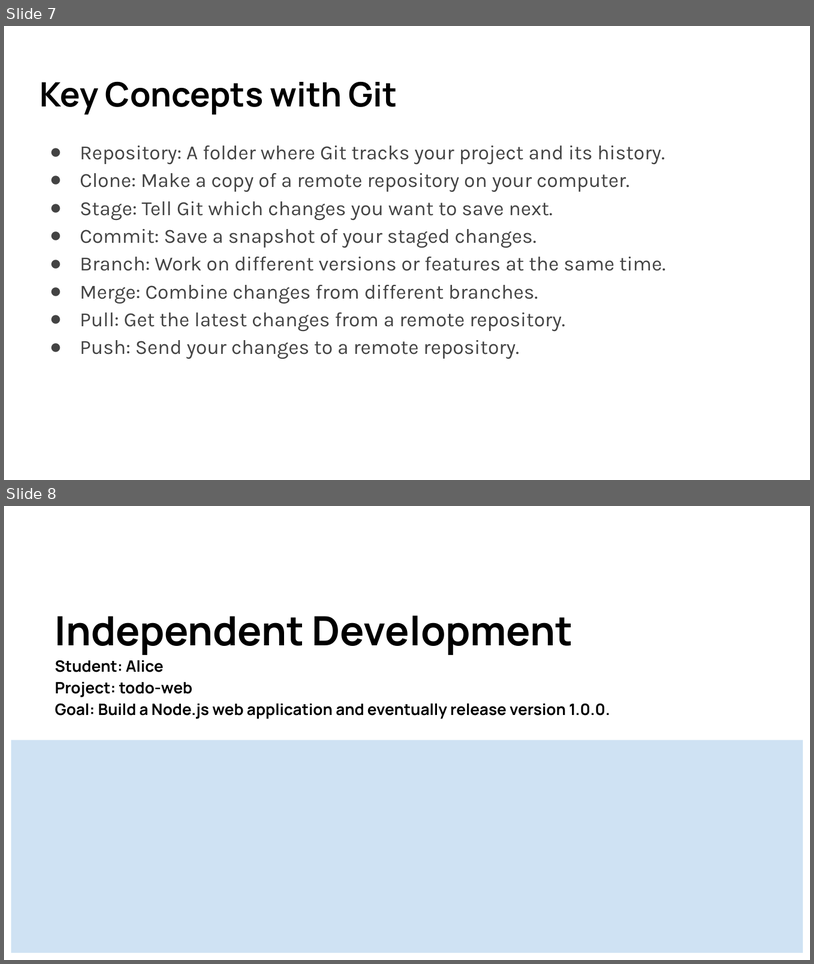
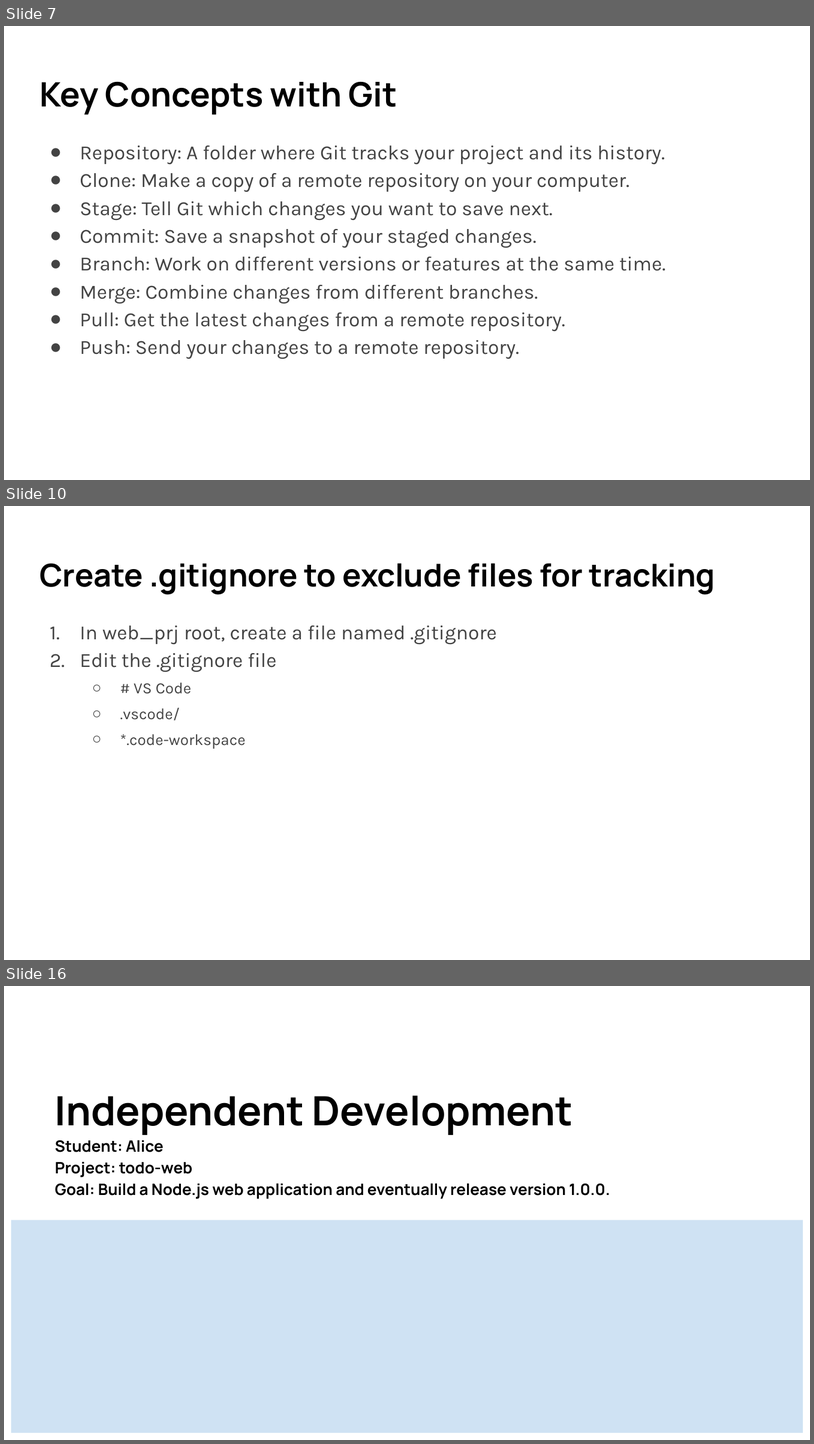
Before and after one commit to lancwyy/WebDev, a slide deck: Lecture_Materials/04-2-VersionControl.pptx. Shown one above the other, each under a label of ours: slides 7 and 8 before the commit, slides 7, 10 and 16 after it; the slides between them are not shown. The pictures are 814x964 and 814x1444 pixels, drawn with LibreOffice and Linux fonts; fonts in the diff are those of the drawing. Boxes give left, top, right and bottom in pixels: in the first picture for what was removed or moved away, otherwise in the second. Text is boxed around its words. In the diff, an @@ line names an element or a change of style, - is before the commit and + after.

```diff
--- a/Lecture_Materials/04-2-VersionControl.pptx
+++ b/Lecture_Materials/04-2-VersionControl.pptx
@@ slide 10 added at box(4, 506, 810, 960), background #FFFFFF @@
@@ title added at box(39, 563, 716, 595), 28 pt, text #000000, bold @@
+Create .gitignore to exclude files for tracking
@@ text added at box(80, 625, 497, 748), 18 pt, text #434343 @@
+1. In web_prj root, create a file named .gitignore
+2. Edit the .gitignore file
+  ○ # VS Code
+  ○ .vscode/
+  ○ *.code-workspace
@@ what was slide 8 is now slide 16 @@
```
Also in this commit, not shown: 4 slides changed, 7 other slides added.
